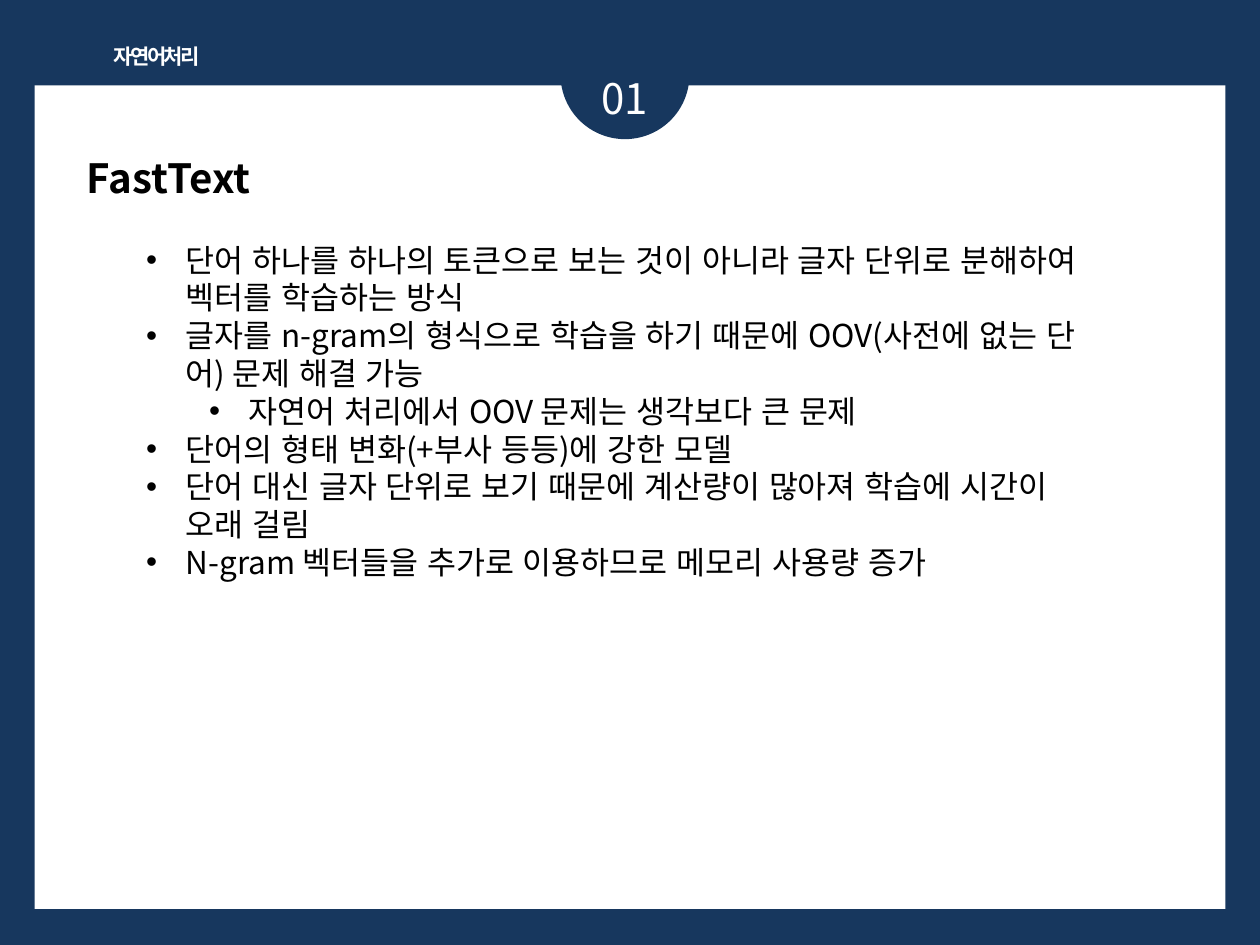
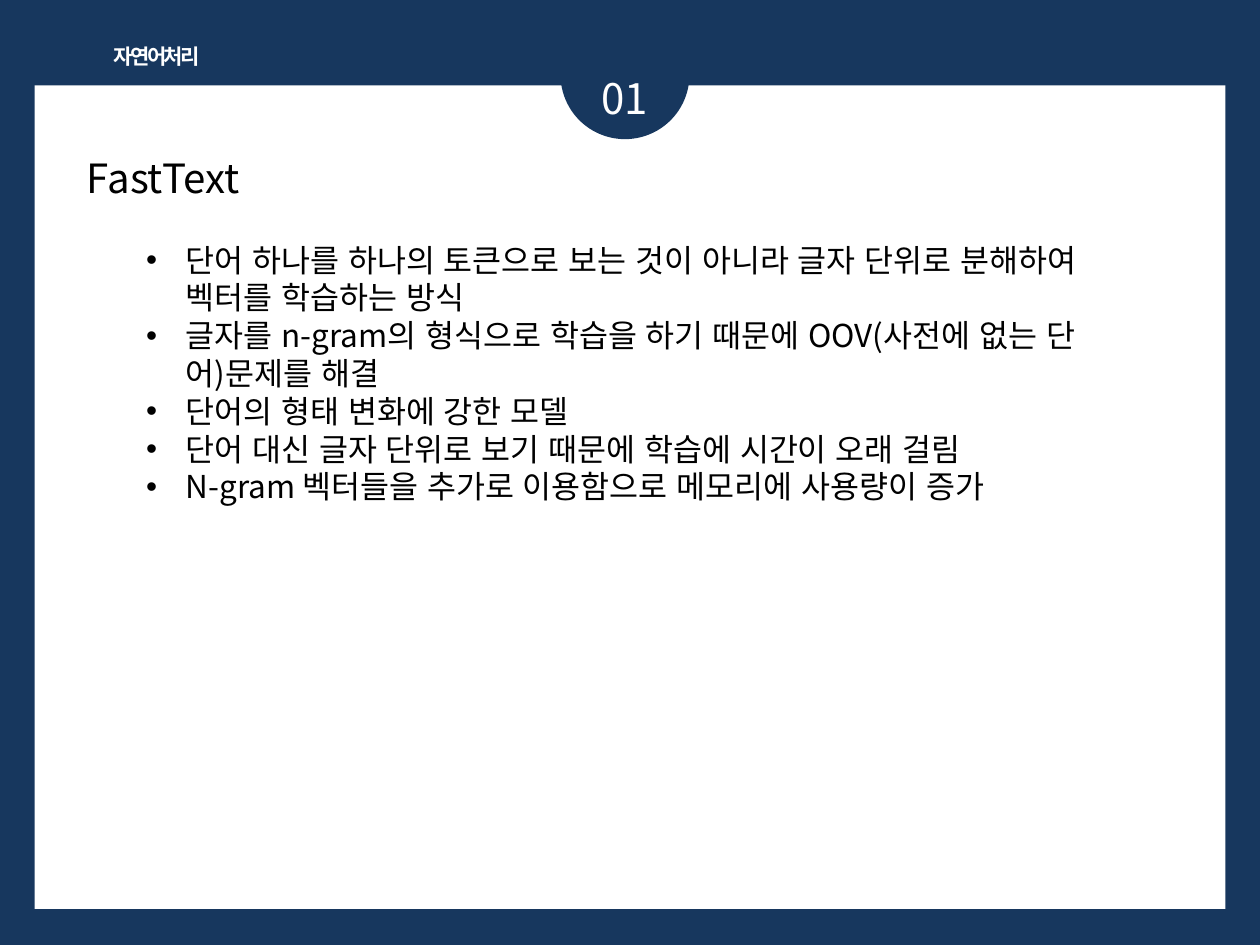
Before and after one commit to 1124apm/Multicam_2025, a slide deck: slide 8 of ppt/자연어_임베딩.pptx. Drawn at 1260x945 pixels with LibreOffice and Linux fonts; fonts in the diff are those of the drawing. Boxes give left, top, right and bottom in pixels: in the first picture for what was removed or moved away, otherwise in the second. Text is boxed around its words. In the diff, an @@ line names an element or a change of style, - is before the commit and + after.

```diff
--- a/ppt/자연어_임베딩.pptx
+++ b/ppt/자연어_임베딩.pptx
@@ text "FastText" at (87, 163, 240, 194): bold off @@
@@ text at (186, 320, 1075, 506): text changed @@
-• 글자를 n-gram의 형식으로 학습을 하기 때문에 OOV(사전에 없는 단어) 문제 해결 가능
-  • 자연어 처리에서 OOV 문제는 생각보다 큰 문제
-• 단어의 형태 변화(+부사 등등)에 강한 모델
-• 단어 대신 글자 단위로 보기 때문에 계산량이 많아져 학습에 시간이 오래 걸림
-• N-gram 벡터들을 추가로 이용하므로 메모리 사용량 증가
+• 글자를 n-gram의 형식으로 학습을 하기 때문에 OOV(사전에 없는 단어)문제를 해결
+• 단어의 형태 변화에 강한 모델
+• 단어 대신 글자 단위로 보기 때문에 학습에 시간이 오래 걸림
+• N-gram 벡터들을 추가로 이용함으로 메모리에 사용량이 증가
```
Also in this commit, not shown: 4 other slides changed, 10 slides added, 53 other files.
